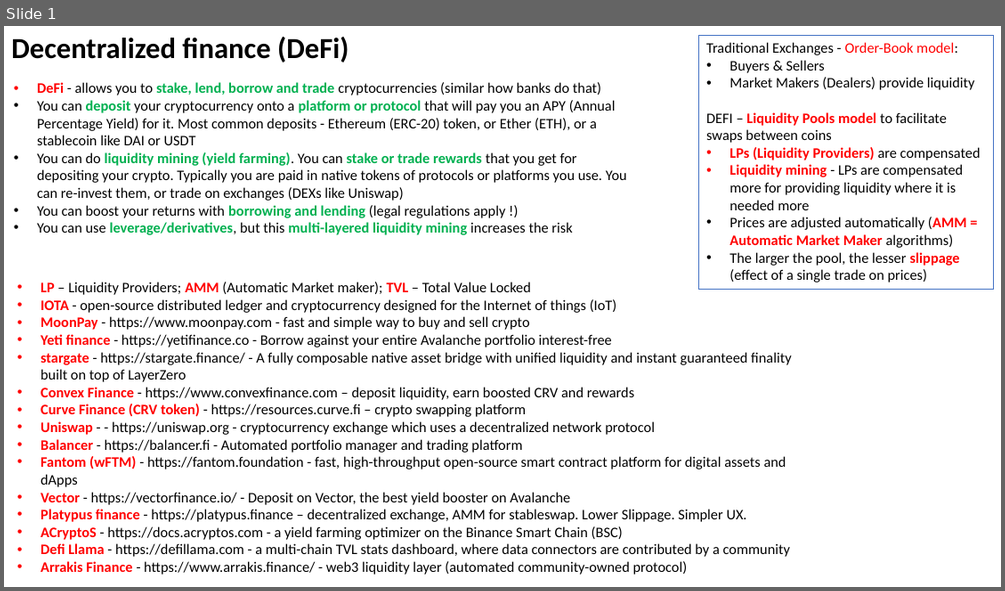
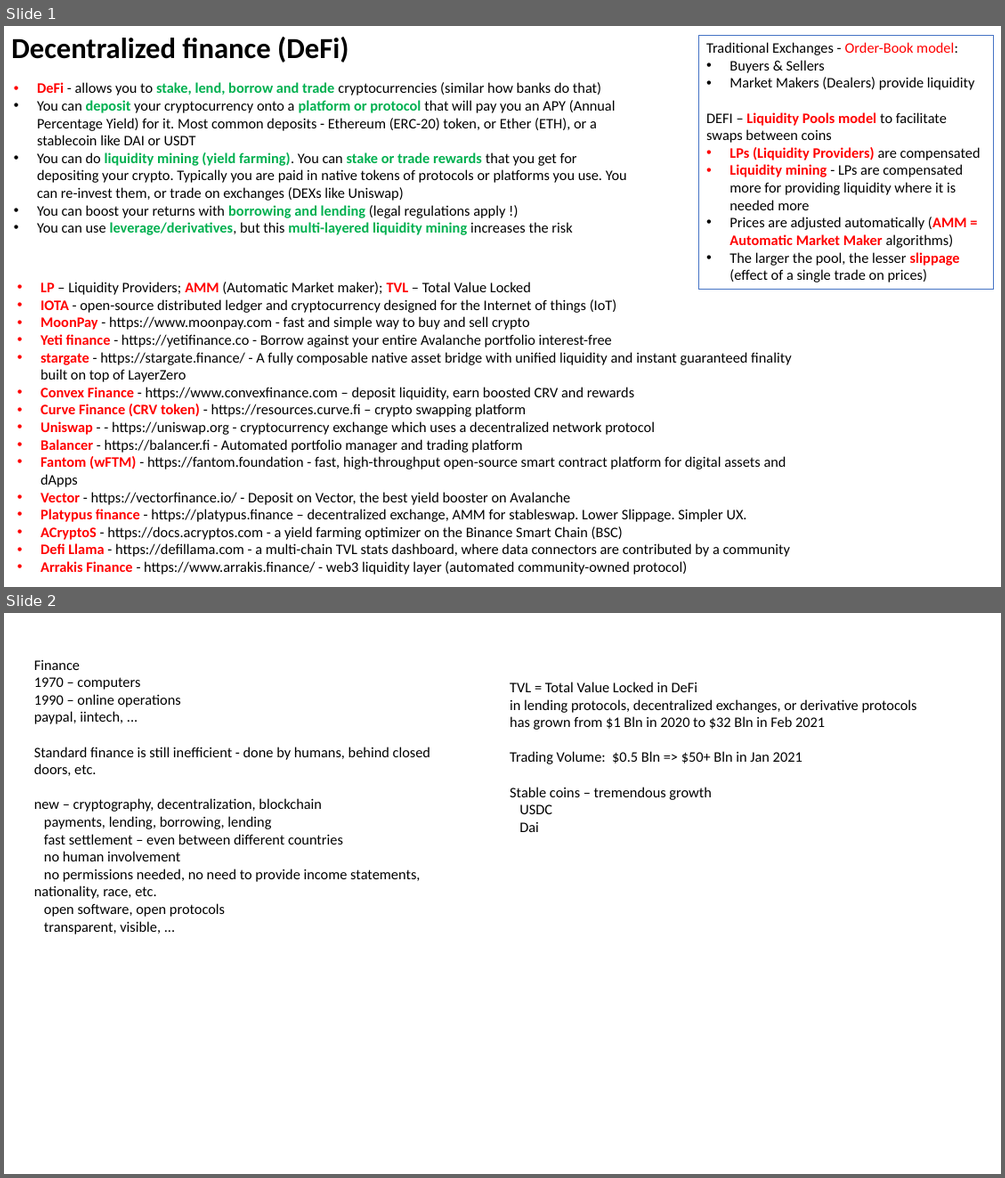
Before and after one commit to lselector/crypto, a slide deck: crypto_09_defi.pptx. Shown one above the other, each under a label of ours: slide 1 before the commit, slides 1 and 2 after it. The pictures are 1005x591 and 1005x1178 pixels, drawn with LibreOffice and Linux fonts; fonts in the diff are those of the drawing. Boxes give left, top, right and bottom in pixels: in the first picture for what was removed or moved away, otherwise in the second. Text is boxed around its words. In the diff, an @@ line names an element or a change of style, - is before the commit and + after.

```diff
--- a/crypto_09_defi.pptx
+++ b/crypto_09_defi.pptx
@@ slide 2 added at [4, 613, 1001, 1174], background #FFFFFF @@
@@ text added at [34, 660, 430, 934], 14 pt, text #000000 @@
+Finance
+1970 – computers
+1990 – online operations
+paypal, iintech, ...
+Standard finance is still inefficient - done by humans, behind closed doors, etc.
+new – cryptography, decentralization, blockchain
+payments, lending, borrowing, lending
+fast settlement – even between different countries
+no human involvement
+no permissions needed, no need to provide income statements, nationality, race, etc.
+open software, open protocols
+transparent, visible, ...
@@ text added at [510, 682, 917, 832], 14 pt, text #000000 @@
+TVL = Total Value Locked in DeFi
+in lending protocols, decentralized exchanges, or derivative protocols
+has grown from $1 Bln in 2020 to $32 Bln in Feb 2021
+Trading Volume: $0.5 Bln => $50+ Bln in Jan 2021
+Stable coins – tremendous growth
+USDC
+Dai
```
Also in this commit, not shown: 1 other file.
